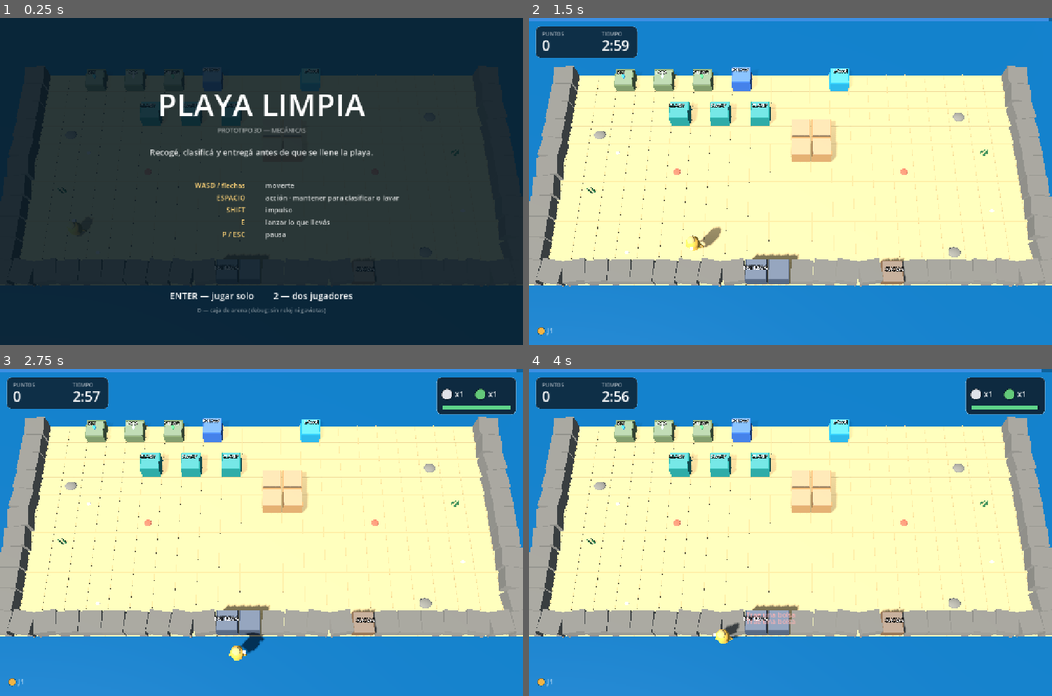
Above: before the commit, frames 1-4 (two rows, left to right).
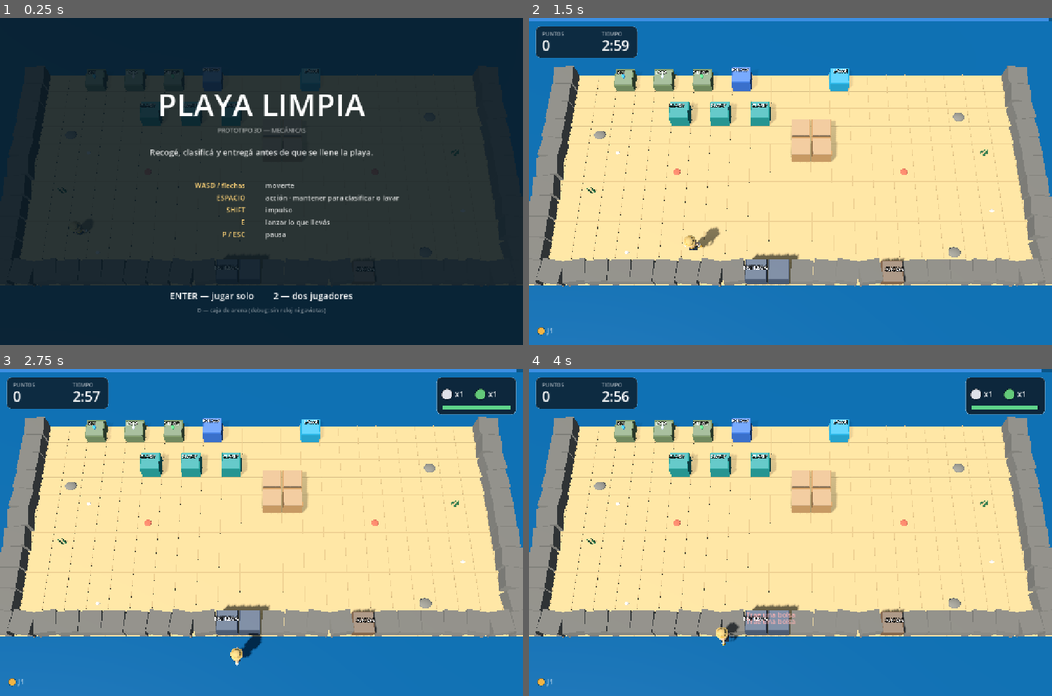
Above: after the commit, the same moments.

Repository: Catech124/playa-limpiar
Game: Godot game, scene res://scenes/Main.tscn
Two runs of this game, one before a commit and one after it. Both use one fixed random seed, a clock stepped at 60 frames per second and the inputs below.
Inputs:
- Up to frame 1 (0.25 s): no input
- Up to frame 2 (1.5 s): tap Enter at 0.5 s; hold D 0.53-1.28 s; tap Shift at 0.6 s; tap Space at 0.77 s; hold S from 1.28 s (still down); tap E at 1.35 s
- Up to frame 3 (2.75 s): tap Space at 1.52 s; release S at 2.03 s; hold D from 2.03 s (still down); tap Enter at 2.1 s
- Up to frame 4 (4 s): release D at 2.78 s; hold W 2.78-3.53 s; tap Ctrl at 2.85 s; tap Space at 3.02, 3.5, 3.77 s; hold A from 3.53 s (still down); tap Keypad Enter at 3.6 s

The runs differ from the first frame. In frame 1, less than 0.1% of the frame differs, in the area x 13-17%, y 63-66%; in frame 2, 50%, in the area x 0-100%, y 1-100%; in frame 3, 49%; in frame 4, 50%.

Commit message:
Personaje low-poly generado por script (GLB) + integración en el juego
- tools/make_chef.py: genera el personaje con la API de Blender en headless
  y exporta assets/chef.glb (~3.000 tris, 9 materiales, sin texturas).
  Proporciones de Overcooked: cabeza grande, cuerpo ancho y bajo, sin cuello,
  extremidades cortas, guantes blancos y sombrero ancho.
- Los colores se definen en hex sRGB y se convierten a lineal: pasarlos como
  floats "a ojo" los deja casi blancos (iteración perdida por eso).
- player.gd instancia el GLB y tiñe la remera y la cinta del sombrero con el
  color de cada jugador (la cinta es lo que se ve desde la cámara alta),
  con anillo de piso más discreto y balanceo al caminar.
- Iluminación ajustada (sol/ambiente/exposición) para que los materiales
  muestren su color en vez de quemarse a blanco.
- docs: hoja de vistas del modelo y captura del personaje en juego.
- docs/.gdignore para que Godot no importe las imágenes de documentación.

Diff:
--- a/scripts/main.gd
+++ b/scripts/main.gd
@@ -68,17 +68,17 @@
 	env.sky = sky
 	env.ambient_light_source = Environment.AMBIENT_SOURCE_COLOR
 	env.ambient_light_color = Color(0.62, 0.70, 0.80)
-	env.ambient_light_energy = 0.62
+	env.ambient_light_energy = 0.40
 	env.background_energy_multiplier = 0.75
 	env.tonemap_mode = Environment.TONE_MAPPER_LINEAR
-	env.tonemap_exposure = 0.9
+	env.tonemap_exposure = 0.95
 	var we := WorldEnvironment.new()
 	we.environment = env
 	add_child(we)
 
 	var sun := DirectionalLight3D.new()
 	sun.rotation_degrees = Vector3(-52, -42, 0)
-	sun.light_energy = 1.0
+	sun.light_energy = 0.75
 	sun.shadow_enabled = true
 	sun.directional_shadow_max_distance = 30.0
 	sun.directional_shadow_mode = DirectionalLight3D.SHADOW_PARALLEL_4_SPLITS
--- a/scripts/player.gd
+++ b/scripts/player.gd
@@ -5,6 +5,8 @@
 ##
 ## El trabajo (clasificar / lavar) es MANTENER la acción mirando la estación:
 ## soltar la tecla no pierde el avance (queda en el ítem).
+
+const CHEF_SCENE := preload("res://assets/chef.glb")
 
 var index := 0
 var color := Color.WHITE
@@ -24,7 +26,6 @@
 var _throw_pressed := false
 var _dash_pressed := false
 var _body_mesh: Node3D
-var _nose: Node3D
 
 
 func setup(idx: int, km: Dictionary, grid: GridWorld, g) -> void:
@@ -48,54 +49,50 @@
 	_body_mesh = Node3D.new()
 	add_child(_body_mesh)
 
-	var body := CapsuleMesh.new()
-	body.radius = 0.28
-	body.height = 0.9
-	var bm := MeshInstance3D.new()
-	bm.mesh = body
-	bm.material_override = ItemVisuals.material(color)
-	bm.position = Vector3(0, 0.5, 0)
-	_body_mesh.add_child(bm)
-
-	var head := SphereMesh.new()
-	head.radius = 0.17
-	head.height = 0.34
-	var hm := MeshInstance3D.new()
-	hm.mesh = head
-	hm.material_override = ItemVisuals.material(color.lightened(0.25))
-	hm.position = Vector3(0, 1.02, 0)
-	_body_mesh.add_child(hm)
-
-	# nariz: indica hacia dónde mira
-	_nose = Node3D.new()
-	var nose := BoxMesh.new()
-	nose.size = Vector3(0.12, 0.1, 0.16)
-	var nm := MeshInstance3D.new()
-	nm.mesh = nose
-	nm.material_override = ItemVisuals.material(Color(1, 1, 1))
-	nm.position = Vector3(0, 0.75, -0.28)
-	_nose.add_child(nm)
-	_body_mesh.add_child(_nose)
+	# personaje low-poly (asset generado con tools/make_chef.py)
+	var model := CHEF_SCENE.instantiate()
+	_body_mesh.add_child(model)
+	_tint_shirt(model)
 
 	# anillo en el piso (legibilidad)
 	var ring := TorusMesh.new()
-	ring.inner_radius = 0.30
-	ring.outer_radius = 0.38
+	ring.inner_radius = 0.27
+	ring.outer_radius = 0.34
 	ring.rings = 20
 	var rm := MeshInstance3D.new()
 	rm.mesh = ring
 	var rmat := ItemVisuals.material(color.darkened(0.1))
 	rmat.emission_enabled = true
 	rmat.emission = color
-	rmat.emission_energy_multiplier = 0.12
+	rmat.emission_energy_multiplier = 0.18
 	rm.material_override = rmat
 	rm.rotation_degrees = Vector3(90, 0, 0)
 	rm.position = Vector3(0, 0.03, 0)
 	_body_mesh.add_child(rm)
 
 	carry_anchor = Node3D.new()
-	carry_anchor.position = Vector3(0, 1.38, 0)
+	carry_anchor.position = Vector3(0, 1.44, 0)
 	add_child(carry_anchor)
+
+
+## Pinta la remera y la cinta del sombrero con el color del jugador.
+## Es lo que hace legible al personaje desde la cámara alta.
+func _tint_shirt(root: Node) -> void:
+	for node in root.find_children("*", "MeshInstance3D", true, false):
+		var mi := node as MeshInstance3D
+		var mesh: Mesh = mi.mesh
+		if mesh == null:
+			continue
+		for i in mesh.get_surface_count():
+			var m := mesh.surface_get_material(i)
+			if not (m is StandardMaterial3D):
+				continue
+			var name := String(m.resource_name)
+			if name != "shirt" and name != "band":
+				continue
+			var dup := (m as StandardMaterial3D).duplicate() as StandardMaterial3D
+			dup.albedo_color = color if name == "shirt" else color.darkened(0.12)
+			mi.set_surface_override_material(i, dup)
 
 
 func _input(event: InputEvent) -> void:
@@ -140,7 +137,10 @@
 		else:
 			facing = Vector2i(0, signi(int(sign(dir.y))))
 		walk_phase += delta * 12.0
-		_nose.rotation.y = _facing_angle()
+		_body_mesh.rotation.y = _facing_angle()
+		_body_mesh.position.y = absf(sin(walk_phase)) * 0.025
+	else:
+		_body_mesh.position.y = 0.0
 
 	# ---- impulso ----------------------------------------------------------
 	if _dash_pressed and dash_cd <= 0.0 and dir != Vector2.ZERO:
@@ -196,7 +196,7 @@
 func teleport(tx: int, ty: int, face := Vector2i(0, -1)) -> void:
 	position = Vector3(tx + 0.5, 0.0, ty + 0.5)
 	facing = face
-	_nose.rotation.y = _facing_angle()
+	_body_mesh.rotation.y = _facing_angle()
 
 
 func _facing_angle() -> float:
--- a/tests/shot.gd
+++ b/tests/shot.gd
@@ -30,6 +30,21 @@
 		main.stats["expired"] = 2
 		main.stats["thrown"] = 3
 		main.time_left = 0.05
+		await get_tree().create_timer(1.2).timeout
+		await RenderingServer.frame_post_draw
+		get_viewport().get_texture().get_image().save_png(out_path)
+		print("shot -> ", out_path)
+		get_tree().quit()
+		return
+
+	if "--closeup" in args:
+		main.start_game(2)
+		await get_tree().process_frame
+		main.orders.spawn()
+		main.players[0].teleport(11, 7, Vector2i(0, -1))
+		main.players[1].teleport(13, 7, Vector2i(0, 1))
+		main.camera.fov = 30.0
+		main.camera.look_at_from_position(Vector3(12.0, 3.2, 11.4), Vector3(12.0, 0.7, 7.4), Vector3.UP)
 		await get_tree().create_timer(1.2).timeout
 		await RenderingServer.frame_post_draw
 		get_viewport().get_texture().get_image().save_png(out_path)
Binary file added: assets/chef.glb
Not shown, added: assets/chef.glb.import
Not shown, added: docs/.gdignore
Binary file changed: docs/captura-coop.png
Binary file changed: docs/captura.png
Binary file added: docs/modelo-en-juego.png
Binary file added: docs/modelo-preview.png
Not shown, added: tests/shot.gd.uid
Not shown, changed: DESIGN.md
Not shown, changed: README.md
Not shown, added: tools/make_chef.py
